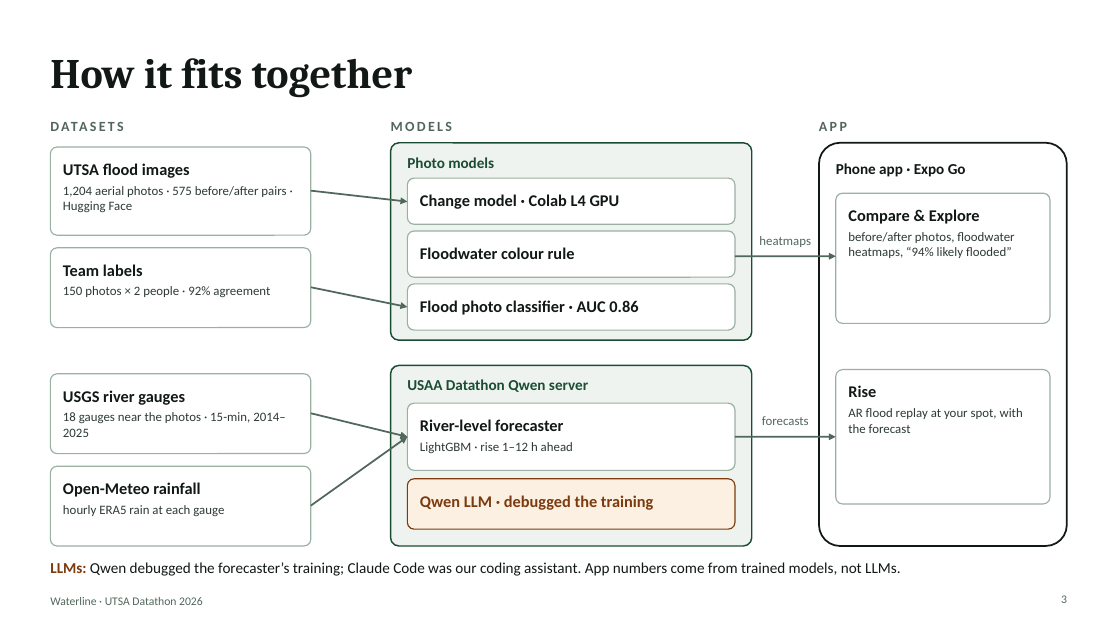
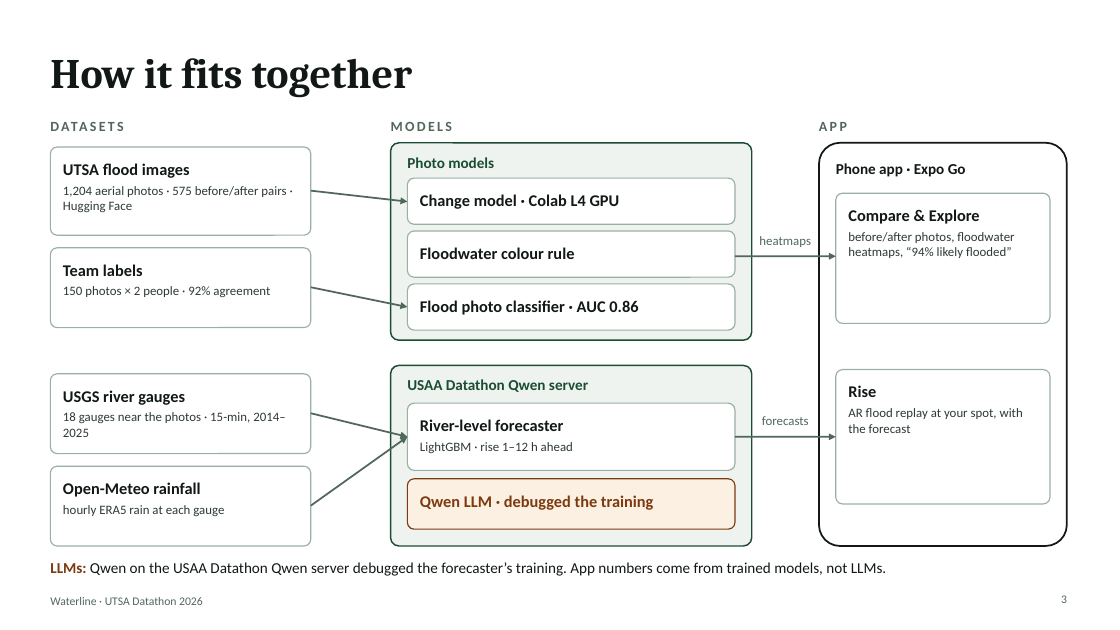
Before and after one commit to FabianFig/Datathon_2026, a slide deck: slide 3 of docs/Waterline_Demo.pptx. Drawn at 1120x630 pixels with LibreOffice and Linux fonts; fonts in the diff are those of the drawing. Boxes give left, top, right and bottom in pixels: in the first picture for what was removed or moved away, otherwise in the second. Text is boxed around its words. In the diff, an @@ line names an element or a change of style, - is before the commit and + after.

```diff
--- a/docs/Waterline_Demo.pptx
+++ b/docs/Waterline_Demo.pptx
@@ text at box(50, 562, 886, 576): text changed @@
-LLMs: Qwen debugged the forecaster’s training; Claude Code was our coding assistant. App numbers come from trained models, not LLMs.
+LLMs: Qwen on the USAA Datathon Qwen server debugged the forecaster’s training. App numbers come from trained models, not LLMs.
```
Also in this commit, not shown: 1 other slide changed, 3 other files.
